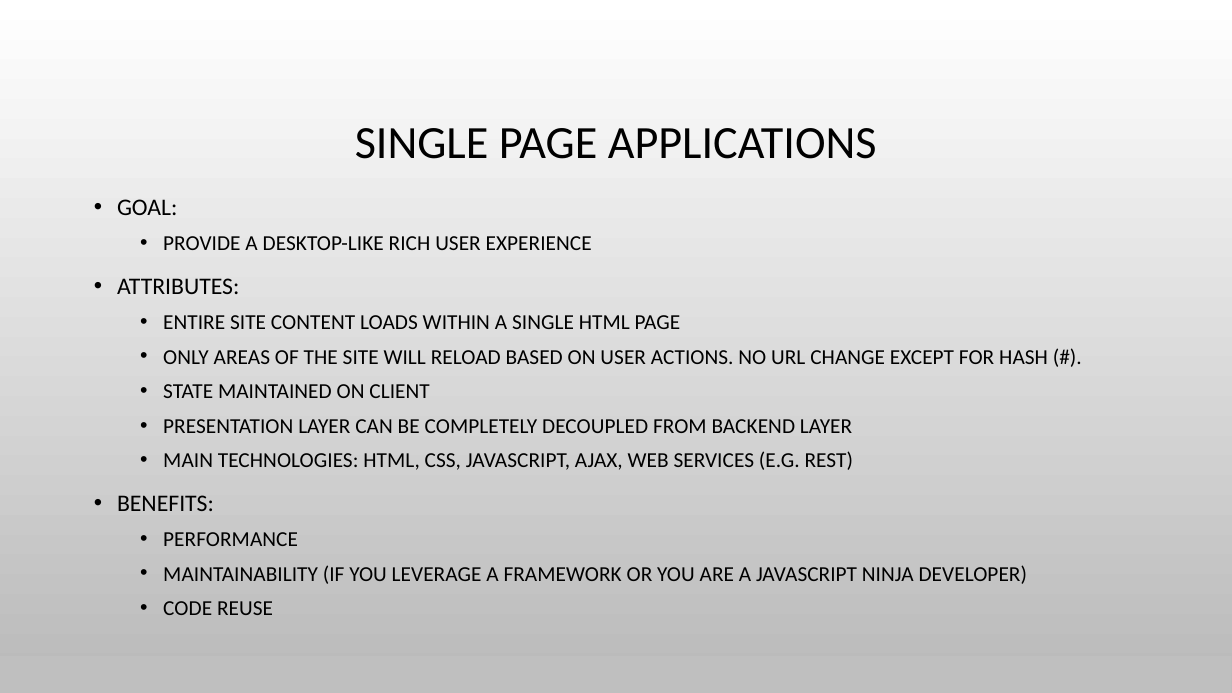
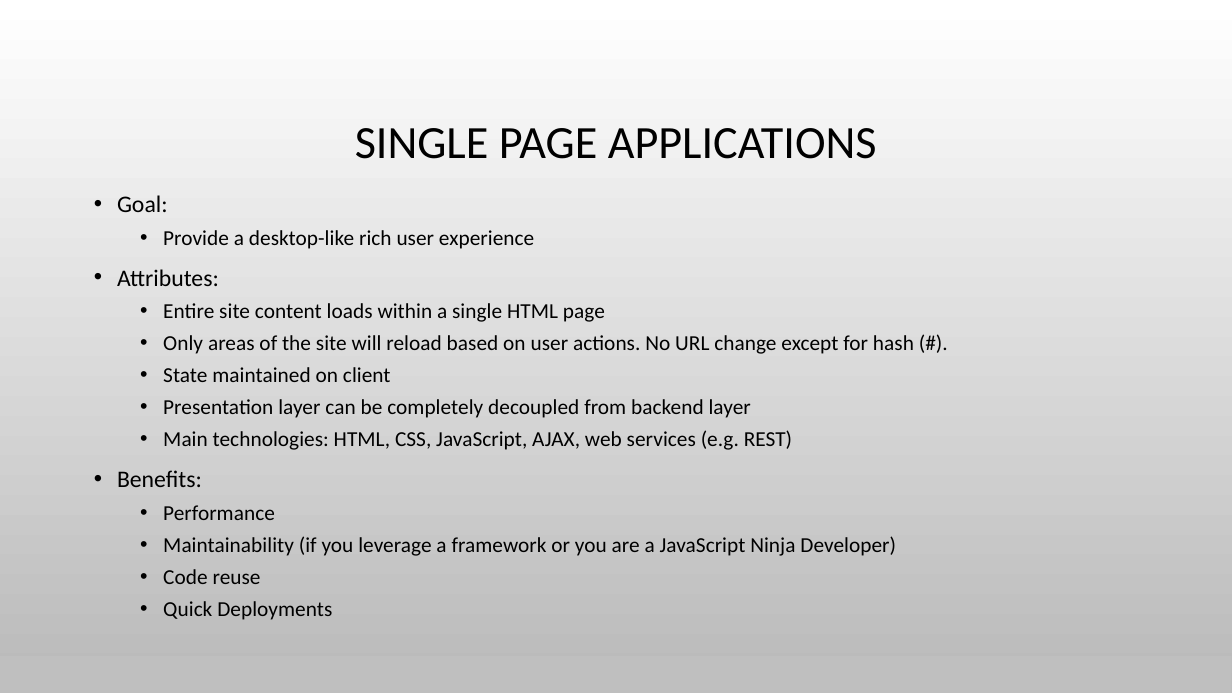
Before and after one commit to spietrek/spsdc2015, a slide deck: slide 10 of Building SPAs in SharePoint Using AngularJS.pptx (slide 5 before the commit). Drawn at 1232x693 pixels with LibreOffice and Linux fonts; fonts in the diff are those of the drawing; background and template pictures are left out. Boxes give left, top, right and bottom in pixels: in the first picture for what was removed or moved away, otherwise in the second. Text is boxed around its words. In the diff, an @@ line names an element or a change of style, - is before the commit and + after.

Commit message:
Update slide deck

```diff
--- a/Building SPAs in SharePoint Using AngularJS.pptx
+++ b/Building SPAs in SharePoint Using AngularJS.pptx
@@ text at bbox=[117, 195, 914, 620]: text changed @@
-• GOAL:
-  • PROVIDE A DESKTOP-LIKE RICH USER EXPERIENCE
-• ATTRIBUTES:
-  • ENTIRE SITE CONTENT LOADS WITHIN A SINGLE HTML PAGE
-  • ONLY AREAS OF THE SITE WILL RELOAD BASED ON USER ACTIONS. NO URL CHANGE EXCEPT FOR HASH (#).
-  • STATE MAINTAINED ON CLIENT
-  • PRESENTATION LAYER CAN BE COMPLETELY DECOUPLED FROM BACKEND LAYER
-  • MAIN TECHNOLOGIES: HTML, CSS, JAVASCRIPT, AJAX, WEB SERVICES (E.G. REST)
-• BENEFITS:
-  • PERFORMANCE
-  • MAINTAINABILITY (IF YOU LEVERAGE A FRAMEWORK OR YOU ARE A JAVASCRIPT NINJA DEVELOPER)
-  • CODE REUSE
+• Goal:
+  • Provide a desktop-like rich user experience
+• Attributes:
+  • Entire site content loads within a single HTML page
+  • Only areas of the site will reload based on user actions. No URL change except for hash (#).
+  • State maintained on client
+  • Presentation layer can be completely decoupled from backend layer
+  • Main technologies: HTML, CSS, JavaScript, AJAX, web services (e.g. REST)
+• Benefits:
+  • Performance
+  • Maintainability (if you leverage a framework or you are a JavaScript Ninja Developer)
+  • Code reuse
+  • Quick Deployments
```
Also in this commit, not shown: 14 other slides changed, 9 slides added, 3 slides removed.
